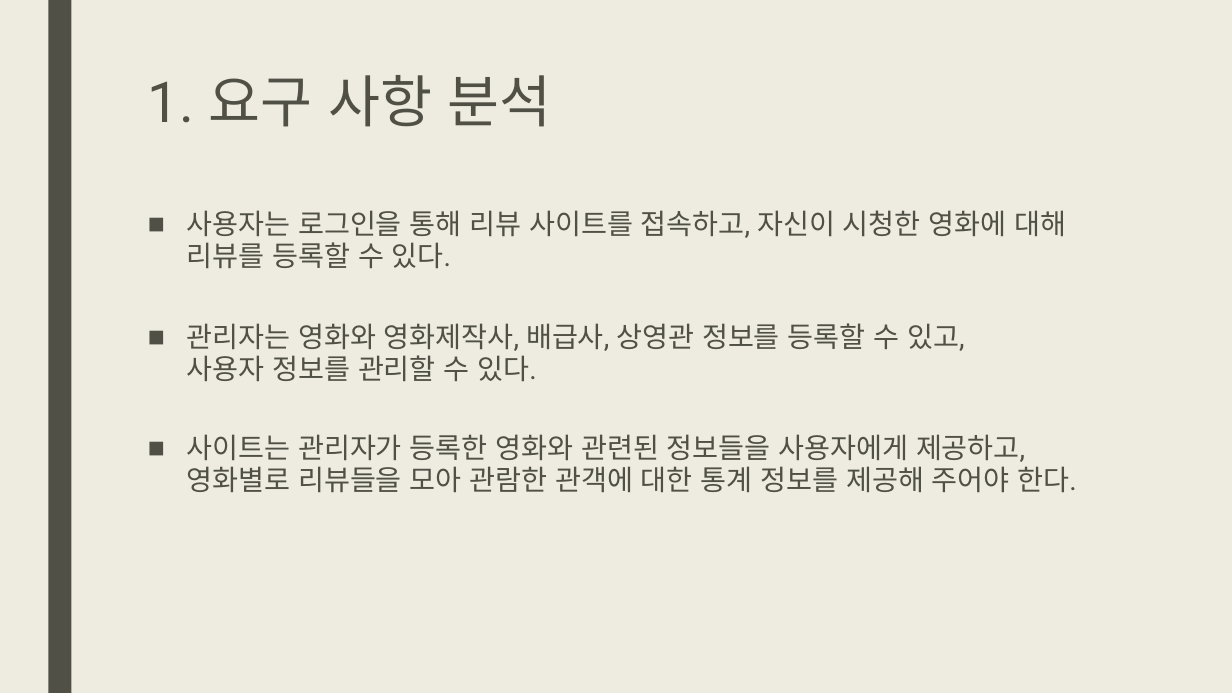
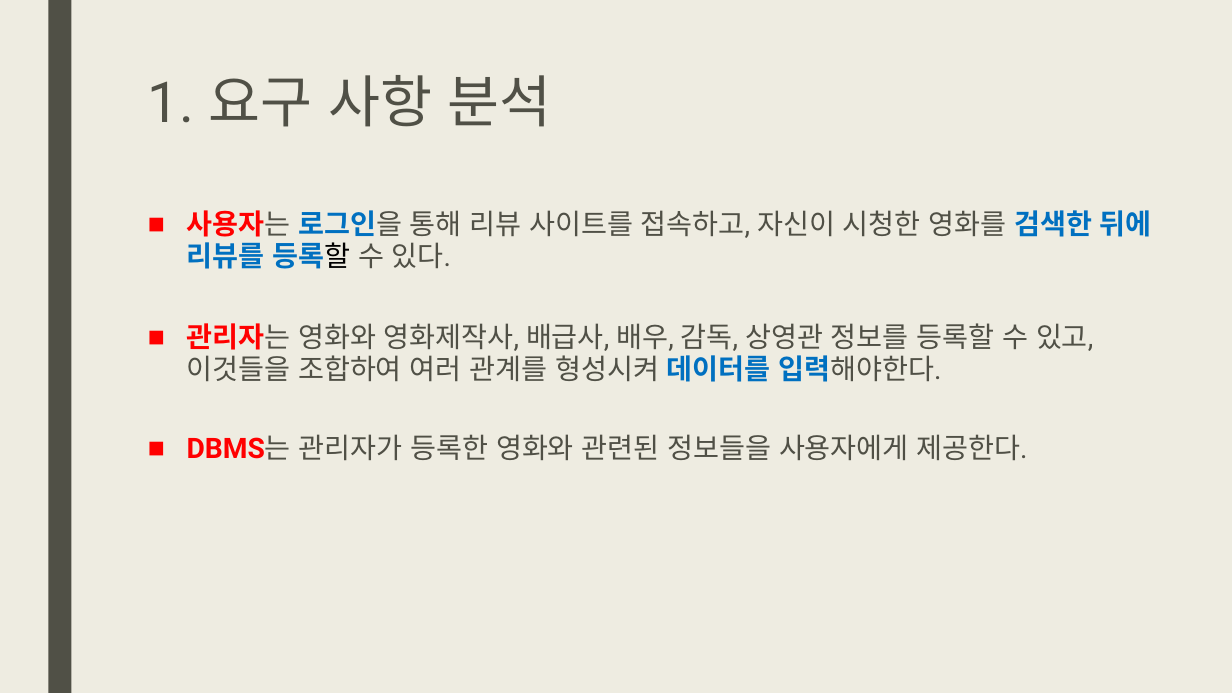
Before and after one commit to cyphen156/Workspace, a slide deck: slide 2 of Access/기말발표_오융택.pptx. Drawn at 1232x693 pixels with LibreOffice and Linux fonts; fonts in the diff are those of the drawing. Boxes give left, top, right and bottom in pixels: in the first picture for what was removed or moved away, otherwise in the second. Text is boxed around its words. In the diff, an @@ line names an element or a change of style, - is before the commit and + after.

```diff
--- a/Access/기말발표_오융택.pptx
+++ b/Access/기말발표_오융택.pptx
@@ text at (187,210,1152,460): text changed @@
-■ 사용자는 로그인을 통해 리뷰 사이트를 접속하고, 자신이 시청한 영화에 대해
-  리뷰를 등록할 수 있다.
-■ 관리자는 영화와 영화제작사, 배급사, 상영관 정보를 등록할 수 있고,
-  사용자 정보를 관리할 수 있다.
-■ 사이트는 관리자가 등록한 영화와 관련된 정보들을 사용자에게 제공하고,
-  영화별로 리뷰들을 모아 관람한 관객에 대한 통계 정보를 제공해 주어야 한다.
+■ 사용자는 로그인을 통해 리뷰 사이트를 접속하고, 자신이 시청한 영화를 검색한 뒤에 리뷰를 등록할 수 있다.
+■ 관리자는 영화와 영화제작사, 배급사, 배우, 감독, 상영관 정보를 등록할 수 있고, 이것들을 조합하여 여러 관계를 형성시켜 데이터를 입력해야한다.
+■ DBMS는 관리자가 등록한 영화와 관련된 정보들을 사용자에게 제공한다.
```
Also in this commit, not shown: 4 other slides changed, 6 slides added, 1 slide removed, 29 other files.
